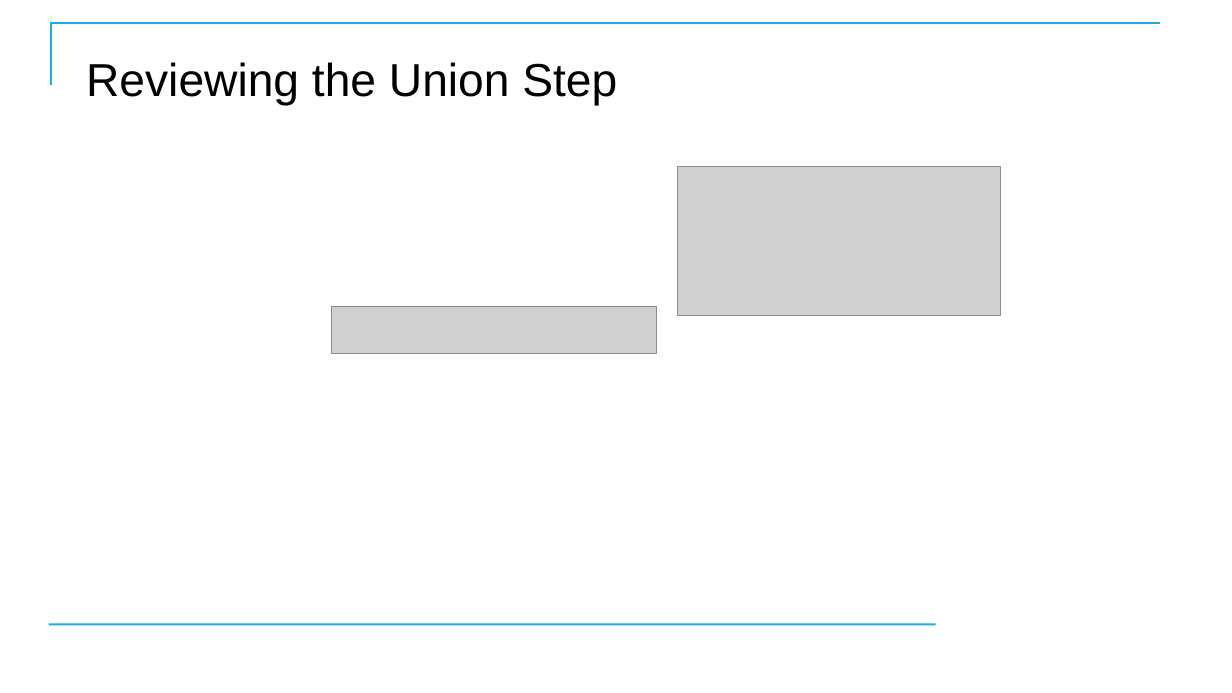
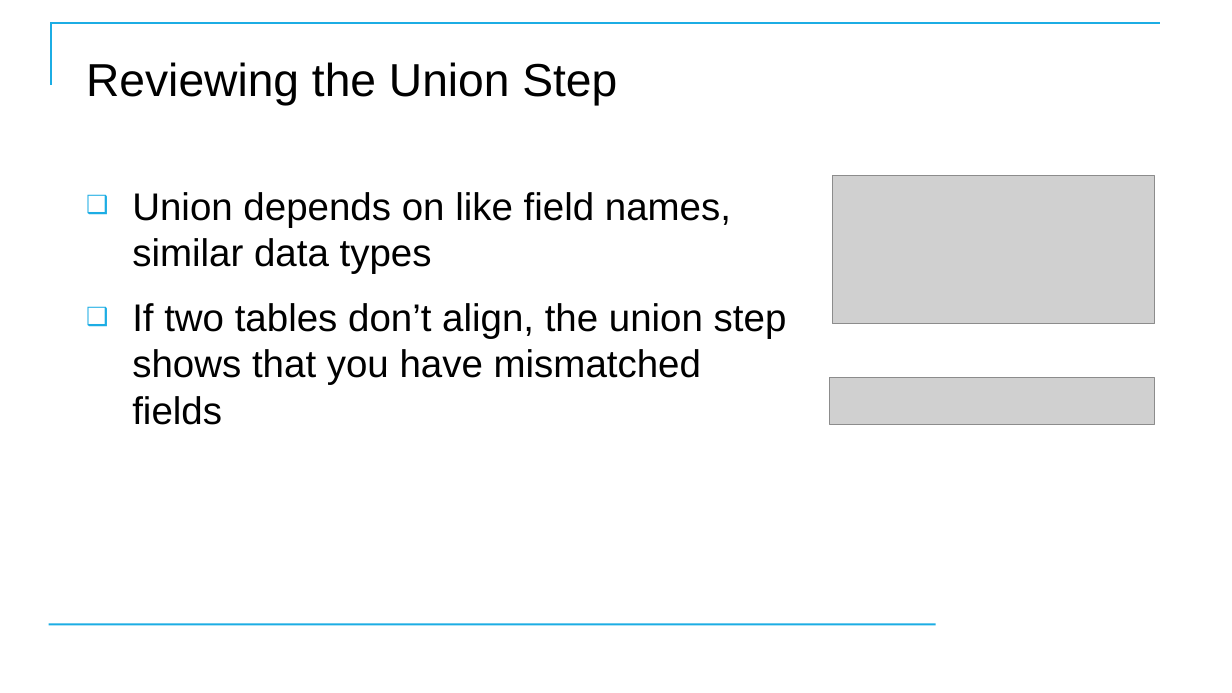
Before and after one commit to CostelloTechnicalConsulting/XTBP10---Tableau-Prep-Introduction, a slide deck: slide 46 of ppt/TableauPrepBuilderIntroV1_1.pptx. Drawn at 1232x693 pixels with LibreOffice and Linux fonts; fonts in the diff are those of the drawing; grey boxes stand for pictures; background and template pictures are left out. Boxes give left, top, right and bottom in pixels: in the first picture for what was removed or moved away, otherwise in the second. Text is boxed around its words. In the diff, an @@ line names an element or a change of style, - is before the commit and + after.

Commit message:
Added data

```diff
--- a/ppt/TableauPrepBuilderIntroV1_1.pptx
+++ b/ppt/TableauPrepBuilderIntroV1_1.pptx
@@ picture: place and size @@
-picture at box(677, 167, 1000, 315)
+picture at box(833, 176, 1155, 323)
@@ text added at box(132, 192, 787, 425), 30 pt, text #000000 @@
+❑ Union depends on like field names, similar data types
+❑ If two tables don’t align, the union step shows that you have mismatched fields
@@ picture: place and size @@
-picture at box(331, 307, 656, 353)
+picture at box(830, 378, 1155, 424)
```
Also in this commit, not shown: 25 other slides changed, 1 slide added, 1 slide removed, 18 other files.
